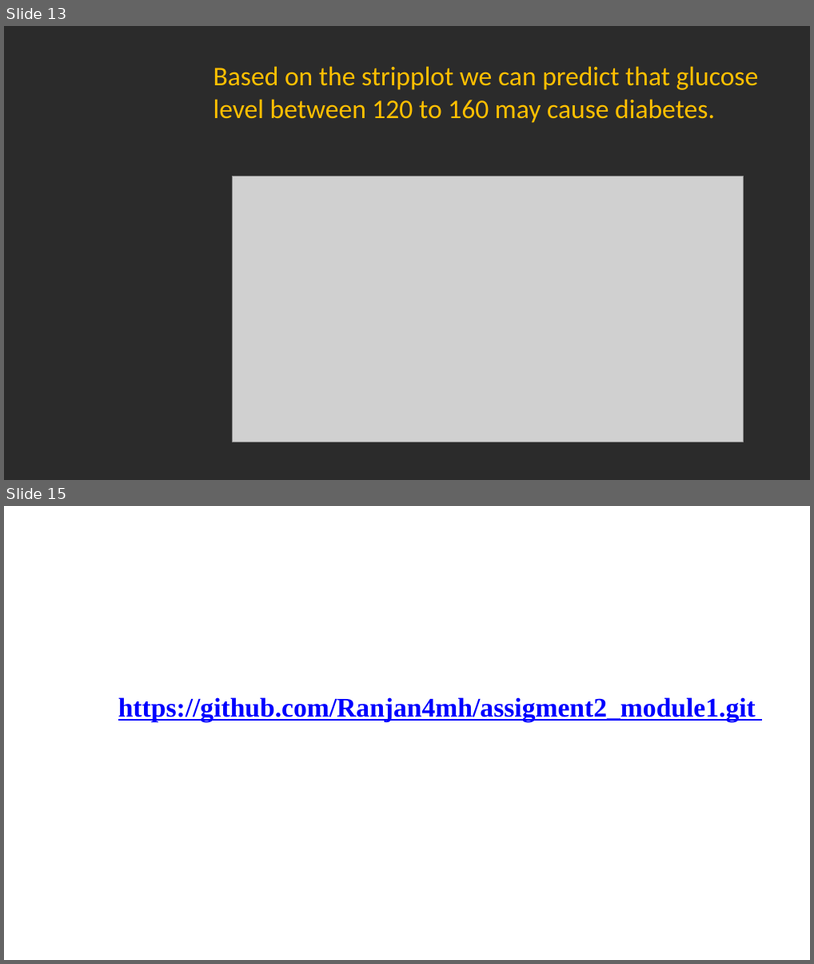
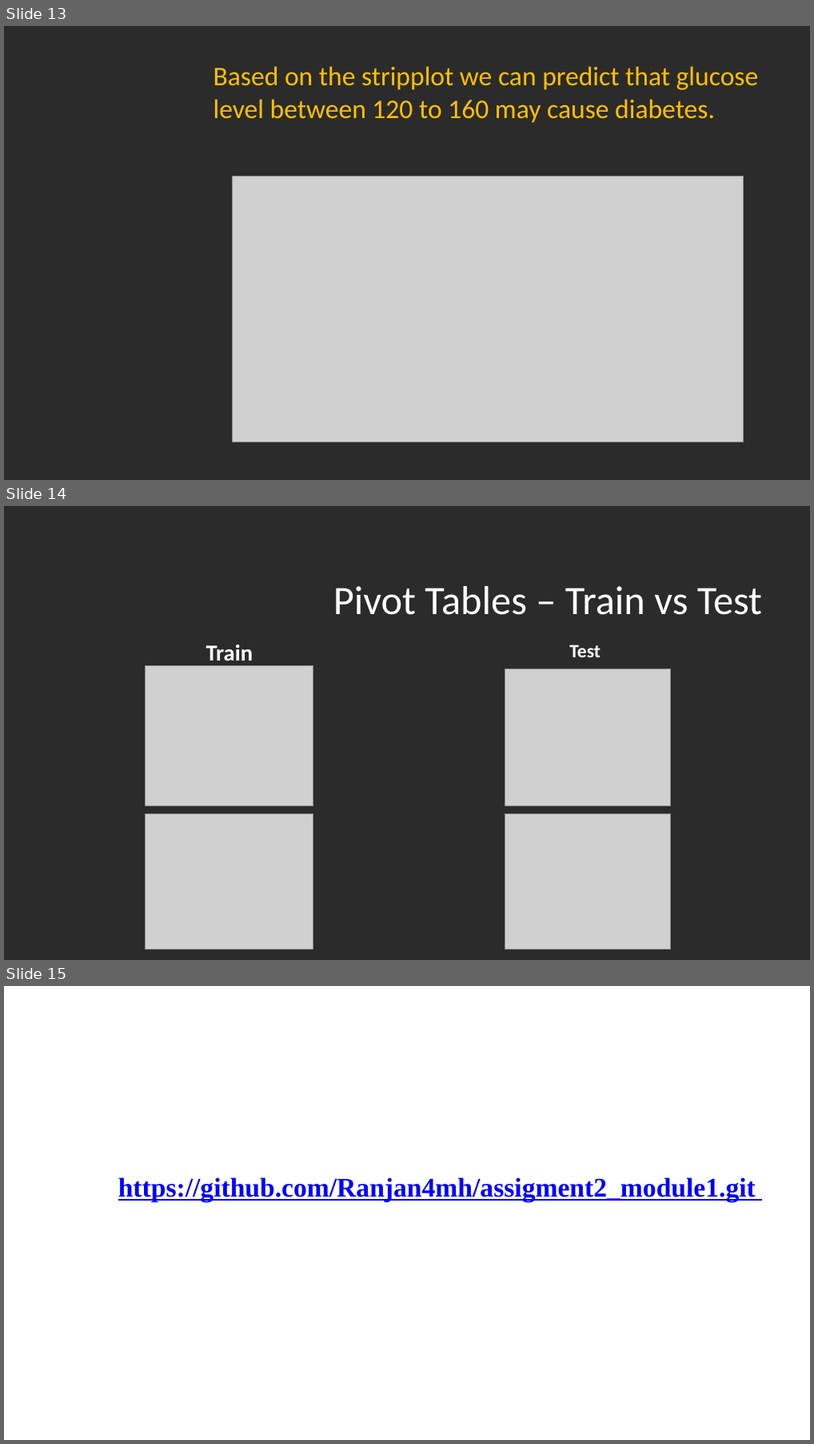
Before and after one commit to Ranjan4mh/assigment2_module1, a slide deck: Abhishek_Assignment.pptx. Shown one above the other, each under a label of ours: slides 13 and 15 before the commit, slides 13, 14 and 15 after it; the slides between them are not shown. The pictures are 814x964 and 814x1444 pixels, drawn with LibreOffice and Linux fonts; fonts in the diff are those of the drawing; grey boxes stand for pictures; background and template pictures are left out; a plain dark background stands for a picture behind light text. Boxes give left, top, right and bottom in pixels: in the first picture for what was removed or moved away, otherwise in the second. Text is boxed around its words. In the diff, an @@ line names an element or a change of style, - is before the commit and + after.

```diff
--- a/Abhishek_Assignment.pptx
+++ b/Abhishek_Assignment.pptx
@@ slide 14 added at box(4, 506, 810, 960), background picture (left out) @@
@@ title added at box(334, 586, 762, 615), 36 pt, text #FFFFFF @@
+Pivot Tables – Train vs Test
@@ text added at box(206, 644, 254, 667), 20.4 pt, text #FFFFFF, bold @@
+Train
@@ text added at box(570, 644, 601, 657), 16.8 pt, text #FFFFFF, bold @@
+Test
@@ picture added at box(145, 666, 313, 806) @@
@@ picture added at box(506, 669, 671, 806) @@
@@ picture added at box(145, 813, 313, 948) @@
@@ picture added at box(506, 813, 671, 948) @@
```
Also in this commit, not shown: 1 other slide added, 3 slides removed, 1 other file.
